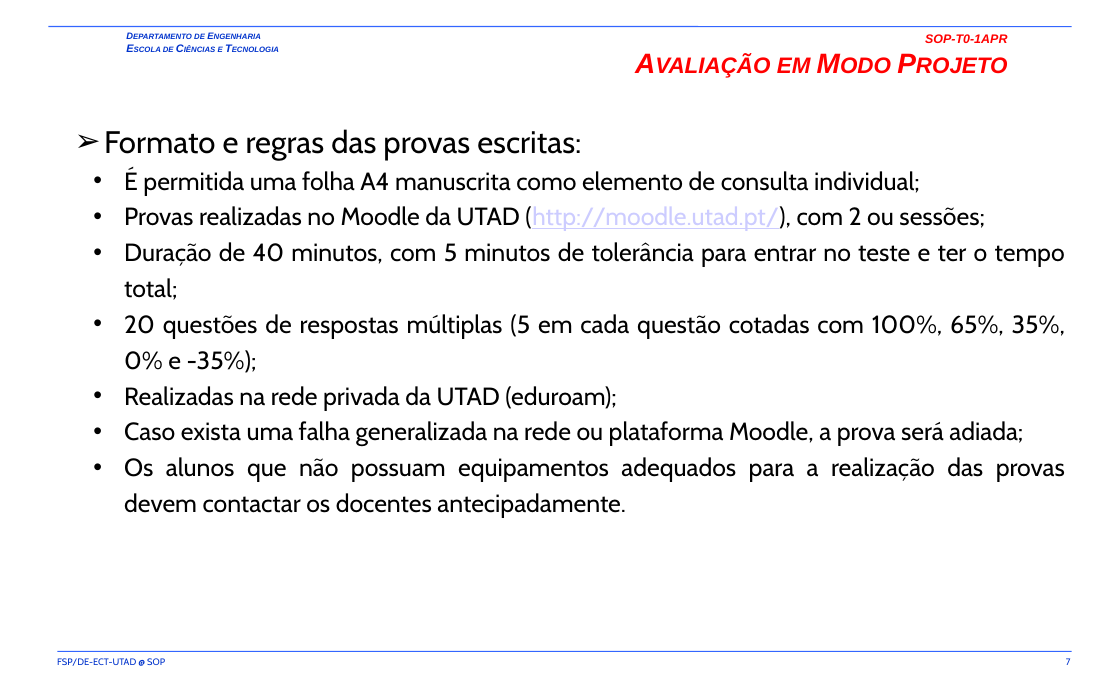
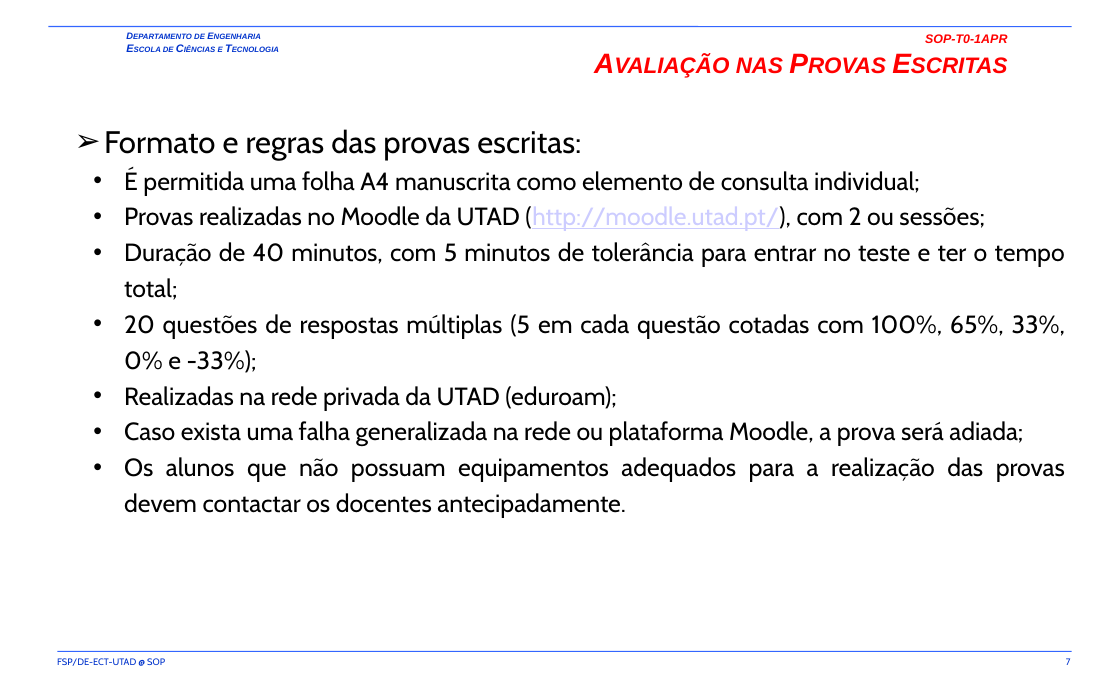
Before and after one commit to fsp864/UTAD-SOP, a slide deck: slide 7 of aulas/t/SOP-T0-APR.pptx. Drawn at 1120x700 pixels with LibreOffice and Linux fonts; fonts in the diff are those of the drawing; background and template pictures are left out. Boxes give left, top, right and bottom in pixels: in the first picture for what was removed or moved away, otherwise in the second. Text is boxed around its words. In the diff, an @@ line names an element or a change of style, - is before the commit and + after.

Commit message:
last update

```diff
--- a/aulas/t/SOP-T0-APR.pptx
+++ b/aulas/t/SOP-T0-APR.pptx
@@ title at (736,34,1007,74): text changed @@
-SOP-T0-1APR
-Avaliação em Modo Projeto
+SOP-T0-1APR
+Avaliação nas Provas Escritas
@@ text at (124,314,1065,373): text changed @@
-  • 20 questões de respostas múltiplas (5 em cada questão cotadas com 100%, 65%, 35%, 0% e -35%);
+  • 20 questões de respostas múltiplas (5 em cada questão cotadas com 100%, 65%, 33%, 0% e -33%);
```
